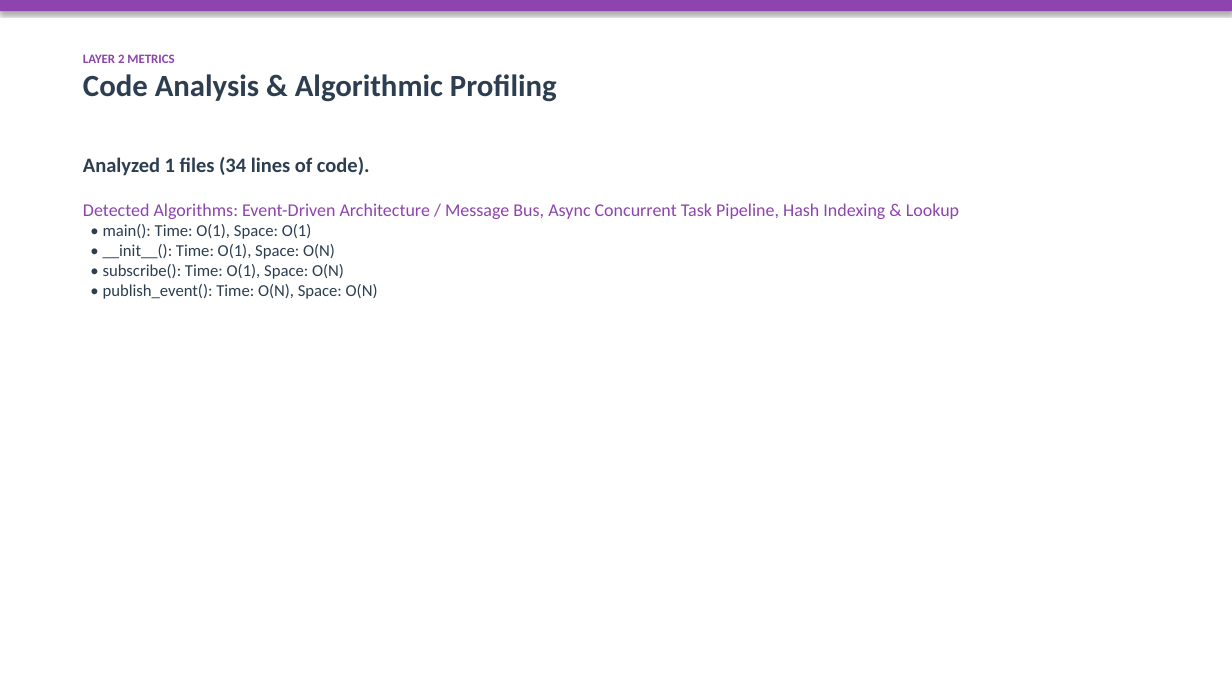
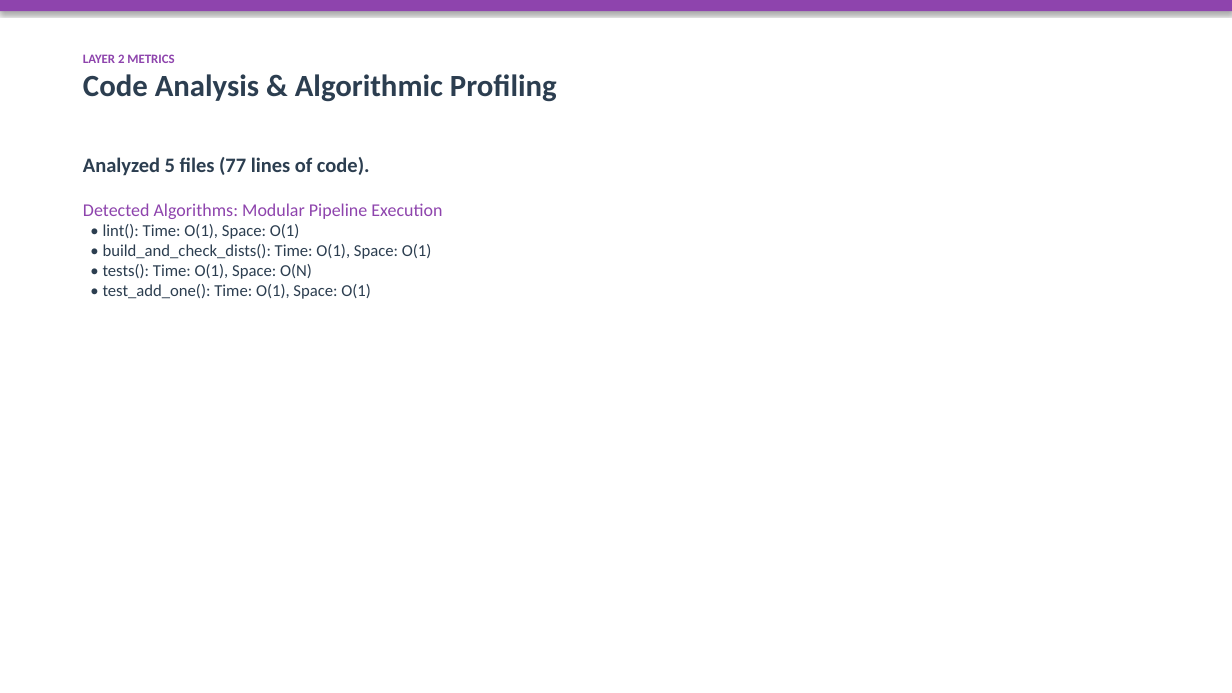
Before and after one commit to rahulkumar-andc/resercher-campanion, a slide deck: slide 3 of output/Presentation.pptx. Drawn at 1232x693 pixels with LibreOffice and Linux fonts; fonts in the diff are those of the drawing. Boxes give left, top, right and bottom in pixels: in the first picture for what was removed or moved away, otherwise in the second. Text is boxed around its words. In the diff, an @@ line names an element or a change of style, - is before the commit and + after.

Commit message:
Optimize LLM pipeline and refine autonomous research synthesis

```diff
--- a/output/Presentation.pptx
+++ b/output/Presentation.pptx
@@ text at [83,157,442,299]: text changed @@
-Analyzed 1 files (34 lines of code).
-Detected Algorithms: Event-Driven Architecture / Message Bus, Async Concurrent Task Pipeline, Hash Indexing & Lookup
-• main(): Time: O(1), Space: O(1)
-• __init__(): Time: O(1), Space: O(N)
-• subscribe(): Time: O(1), Space: O(N)
-• publish_event(): Time: O(N), Space: O(N)
+Analyzed 5 files (77 lines of code).
+Detected Algorithms: Modular Pipeline Execution
+• lint(): Time: O(1), Space: O(1)
+• build_and_check_dists(): Time: O(1), Space: O(1)
+• tests(): Time: O(1), Space: O(N)
+• test_add_one(): Time: O(1), Space: O(1)
```
Also in this commit, not shown: 3 other slides changed, 29 other files.
